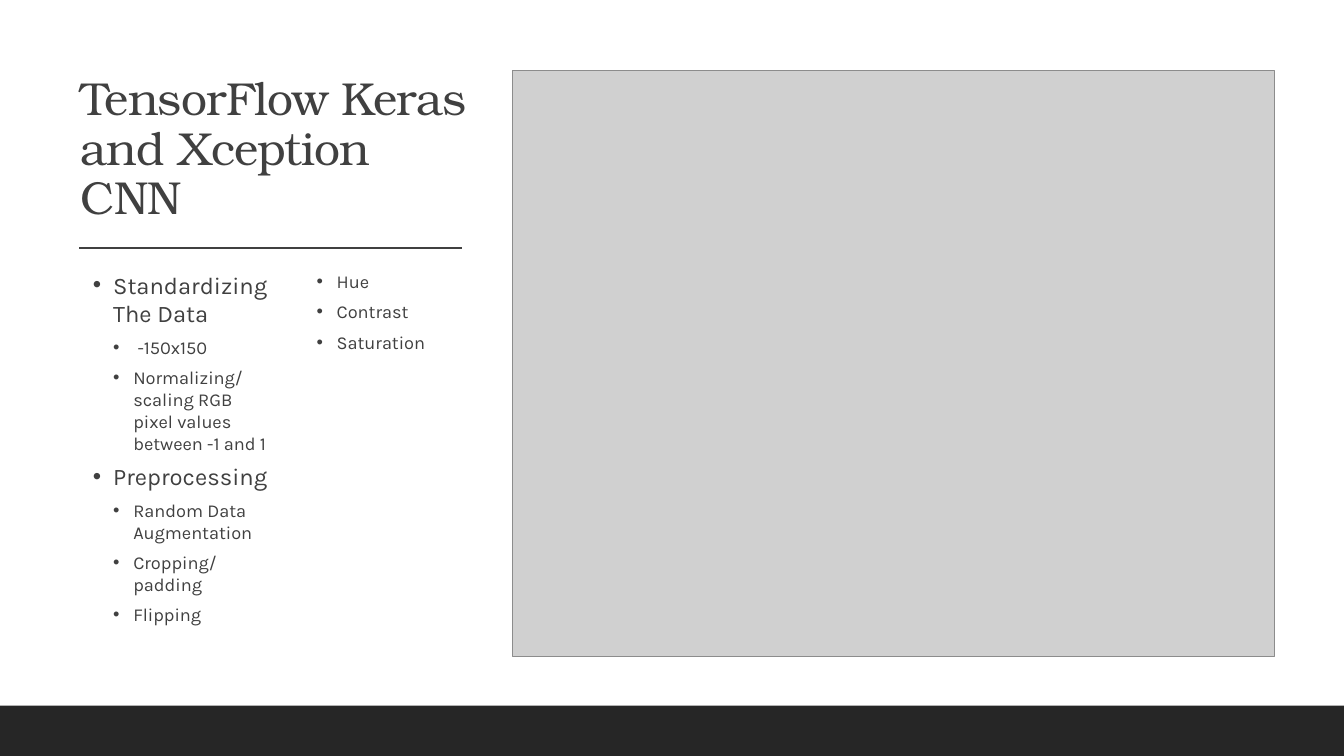
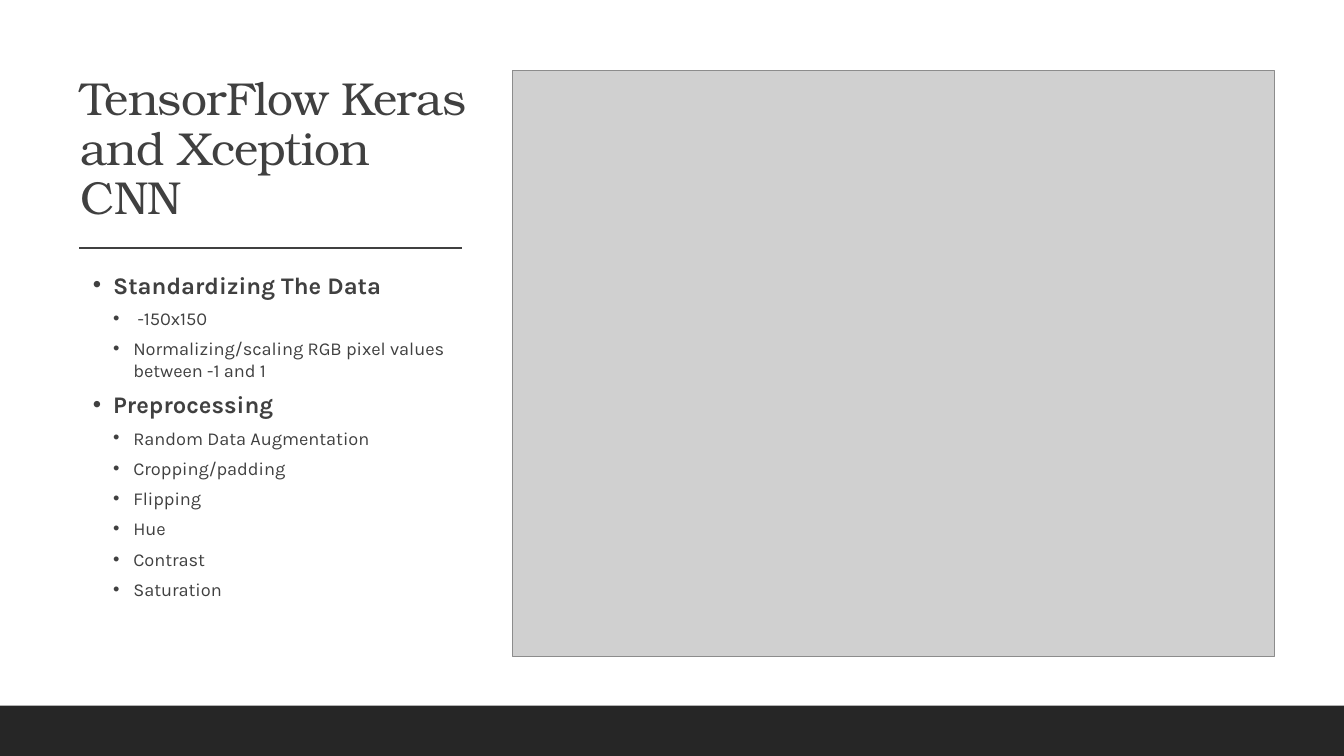
Before and after one commit to sakibsadmanshajib/Car-Classification-using-Deep-Learning, a slide deck: slide 5 of presentation/Car-Classification.pptx. Drawn at 1344x756 pixels with LibreOffice and Linux fonts; fonts in the diff are those of the drawing; grey boxes stand for pictures. Boxes give left, top, right and bottom in pixels: in the first picture for what was removed or moved away, otherwise in the second. Text is boxed around its words. In the diff, an @@ line names an element or a change of style, - is before the commit and + after.

```diff
--- a/presentation/Car-Classification.pptx
+++ b/presentation/Car-Classification.pptx
@@ text "Standardizing The Data" at (x1=113, y1=277, x2=444, y2=596): columns 2 to 1 @@
@@ text at (x1=113, y1=277, x2=381, y2=419): bold on in "Standardizing The Data", "Preprocessing" @@
```
Also in this commit, not shown: 1 other slide changed.
